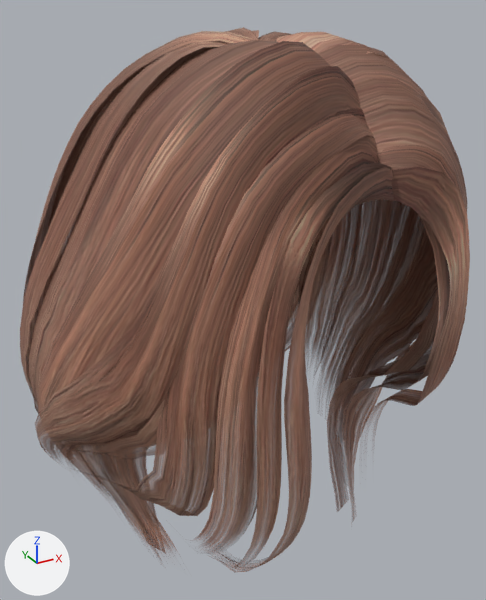
Renders of the glTF model assets/modular/hair/elvs_short_daisy_hair_male.glb from each side of a commit.
Rendered twice from a camera (50 mm lens) standing at (-0.193, -0.371, 1.844) and looking at (-0.001, -0.02, 1.669). The lights are fixed; the arrows at lower left show +X, +Y and +Z. The first picture is the older version.

The first picture shows 'Human.elvs_short_daisy_hair'.
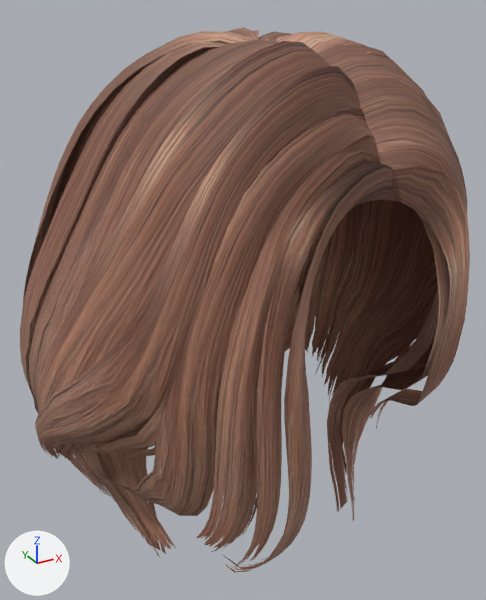
What differs and where, as boxes (x1, y1, x2, y2) in the pictures (486 x 600 px):
'Human.elvs_short_daisy_hair', surface changed (darker): (24, 192, 436, 573) in both

The change, as a list of edits to the scene's bpy script:
```text
Change mat_human_elvs_short_daisy_hair:
    add n5 = _N.new('ShaderNodeMath'); n5.name = 'Math'
    add n5.operation = 'SUBTRACT'
    add n5.inputs[0].default_value = 1.0  # 'Value'
    add n6 = _N.new('ShaderNodeMath'); n6.name = 'Math.001'
    add n6.operation = 'LESS_THAN'
    where n2 = _N.new('ShaderNodeTexImage'); n2.name = 'Image Texture'
    where n0 = _N.new('ShaderNodeBsdfPrincipled'); n0.name = 'Principled BSDF'
    remove _L.new(n2.outputs[1], n0.inputs[4])  # 'Alpha' to 'Alpha'
    add _L.new(n5.outputs[0], n0.inputs[4])  # 'Value' to 'Alpha'
    add _L.new(n6.outputs[0], n5.inputs[1])  # 'Value' to 'Value'
    add _L.new(n2.outputs[1], n6.inputs[0])  # 'Alpha' to 'Value'
```
